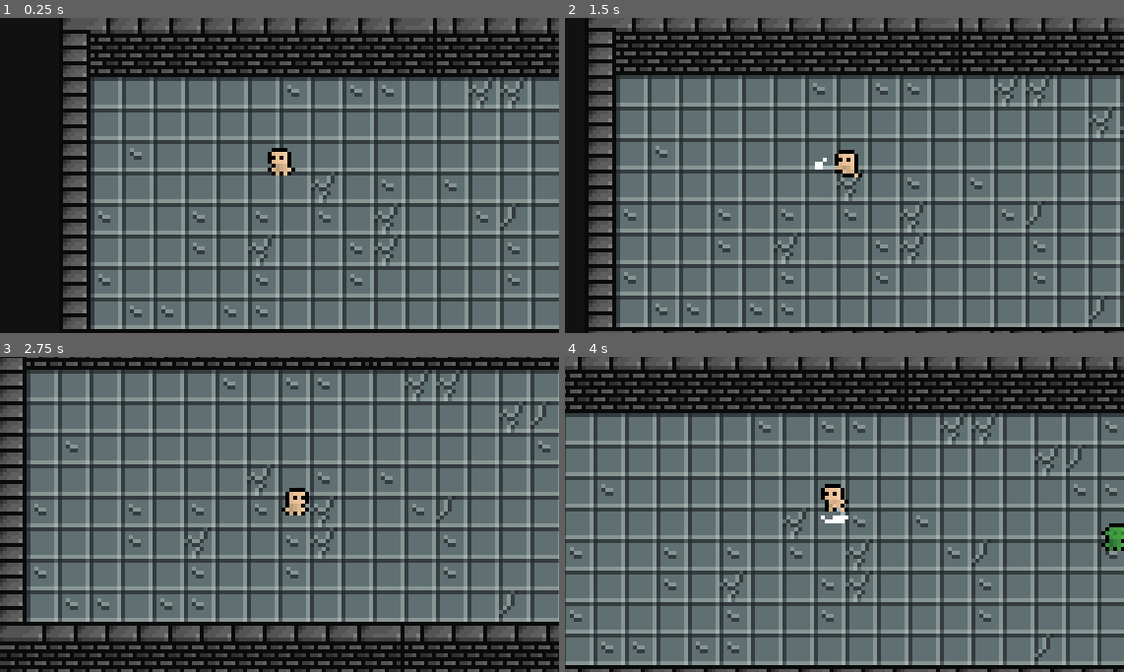
Above: before the commit, frames 1-4 (two rows, left to right).
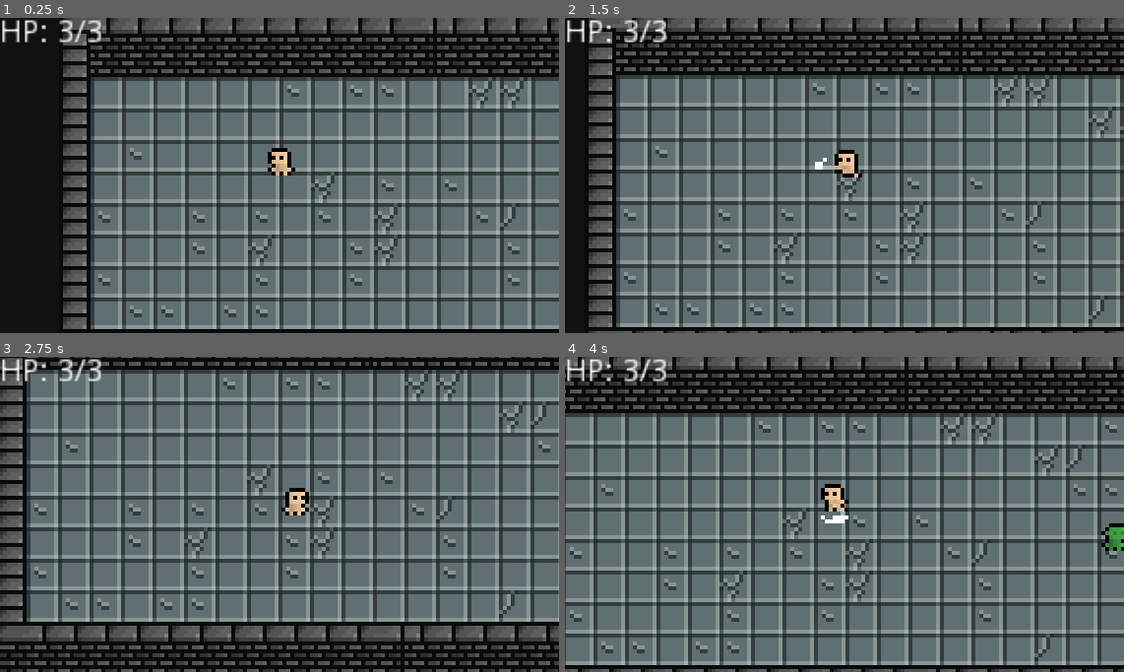
Above: after the commit, the same moments.

Repository: mai-soup/madness-of-warblade
Game: Godot game, scene res://World.tscn
Same seed, same stepped clock (60 frames per second), same inputs: the game is played once before the commit and once after it.
Inputs:
- Up to frame 1 (0.25 s): no input
- Up to frame 2 (1.5 s): tap Enter at 0.5 s; hold D (move_right) 0.53-1.28 s; tap Space (attack) at 0.6, 1.35 s; hold S (move_down) from 1.28 s (still down)
- Up to frame 3 (2.75 s): release S (move_down) at 2.03 s; hold D (move_right) from 2.03 s (still down); tap Space (attack) at 2.1 s
- Up to frame 4 (4 s): release D (move_right) at 2.78 s; hold W (move_up) 2.78-3.53 s; tap Space (attack) at 2.85, 3.6 s; hold A (move_left) from 3.53 s (still down)

The runs differ from the first frame. In frame 1, 0.5% of the frame differs, in the area x 0-19%, y 0-8%; in frame 2, 0.5%; in frame 3, 0.5%; in frame 4, 0.5%.

Commit message:
make simple health system and ui

Diff:
--- /dev/null
+++ b/Boxes/Hurtbox.tscn
@@ -0,0 +1,8 @@
+[gd_scene format=2]
+
+[node name="Hurtbox" type="Area2D"]
+collision_layer = 16
+collision_mask = 8
+monitorable = false
+
+[node name="CollisionShape2D" type="CollisionShape2D" parent="."]
--- a/Enemies/Orc.gd
+++ b/Enemies/Orc.gd
@@ -2,6 +2,7 @@
 
 onready var playerDetector: = $PlayerDetector
 onready var attackDetector: = $AttackDetector
+onready var healthManager: = $HealthManager
 onready var animTree: = $AnimationTree
 onready var animState = animTree.get("parameters/playback")
 
@@ -17,6 +18,7 @@
 
 func _ready() -> void:
 	animTree.active = true;
+	healthManager.connect("died", self, "die")
 
 func _physics_process(delta: float) -> void:
 	match current_state:
@@ -51,3 +53,9 @@
 		current_state = ATTACKING
 	else:
 		current_state = CHASING if playerDetector.can_see_player() else IDLE
+
+func die() -> void:
+	queue_free()
+
+func _on_Hurtbox_area_entered(_area: Area2D) -> void:
+	$HealthManager.current_health -= 1
--- a/Enemies/Orc.tscn
+++ b/Enemies/Orc.tscn
@@ -1,9 +1,11 @@
-[gd_scene load_steps=37 format=2]
+[gd_scene load_steps=40 format=2]
 
 [ext_resource path="res://_Assets/Animations/Orc/Minifantasy_CreaturesOrcBaseAnimations.png" type="Texture" id=1]
 [ext_resource path="res://Enemies/Orc.gd" type="Script" id=2]
 [ext_resource path="res://Enemies/PlayerDetector.tscn" type="PackedScene" id=3]
 [ext_resource path="res://Enemies/AttackDetector.tscn" type="PackedScene" id=4]
+[ext_resource path="res://Boxes/Hurtbox.tscn" type="PackedScene" id=5]
+[ext_resource path="res://HealthManager.tscn" type="PackedScene" id=6]
 
 [sub_resource type="CircleShape2D" id=1]
 radius = 2.0
@@ -332,6 +334,9 @@
 start_node = "Idle"
 
 [sub_resource type="AnimationNodeStateMachinePlayback" id=9]
+
+[sub_resource type="CircleShape2D" id=33]
+radius = 4.0
 
 [node name="Orc" type="KinematicBody2D"]
 collision_layer = 4
@@ -373,3 +378,16 @@
 [node name="PlayerDetector" parent="." instance=ExtResource( 3 )]
 
 [node name="AttackDetector" parent="." instance=ExtResource( 4 )]
+
+[node name="Hurtbox" parent="." instance=ExtResource( 5 )]
+
+[node name="CollisionShape2D" parent="Hurtbox" index="0"]
+position = Vector2( 0, -3 )
+shape = SubResource( 33 )
+
+[node name="HealthManager" parent="." instance=ExtResource( 6 )]
+max_health = 1
+
+[connection signal="area_entered" from="Hurtbox" to="." method="_on_Hurtbox_area_entered"]
+
+[editable path="Hurtbox"]
--- /dev/null
+++ b/HealthManager.gd
@@ -0,0 +1,12 @@
+extends Node2D
+
+signal died
+
+export var max_health: = 2
+onready var current_health: = max_health setget update_current_health
+
+func update_current_health(new: int) -> void:
+	current_health = new
+
+	if current_health <= 0:
+		emit_signal("died")
--- /dev/null
+++ b/HealthManager.tscn
@@ -0,0 +1,6 @@
+[gd_scene load_steps=2 format=2]
+
+[ext_resource path="res://HealthManager.gd" type="Script" id=1]
+
+[node name="HealthManager" type="Node2D"]
+script = ExtResource( 1 )
--- a/Player/Player.gd
+++ b/Player/Player.gd
@@ -1,5 +1,6 @@
 extends KinematicBody2D
 
+onready var healthManager: = $HealthManager
 onready var animTree: = $AnimationTree
 onready var animState = animTree.get("parameters/playback")
 
@@ -12,6 +13,7 @@
 
 func _ready() -> void:
 	animTree.active = true;
+	healthManager.connect("died", self, "die")
 
 func _physics_process(delta: float) -> void:
 	if is_attacking:
@@ -47,5 +49,12 @@
 	# reassign velocity from move and slide's remnant after collision
 	velocity = move_and_slide(velocity)
 
+func die() -> void:
+	queue_free()
+
 func attack_anim_finished() -> void:
 	is_attacking = false
+
+func _on_Hurtbox_area_entered(_area: Area2D) -> void:
+	healthManager.current_health -= 1
+	HealthUI.update_current(healthManager.current_health)
--- a/Player/Player.tscn
+++ b/Player/Player.tscn
@@ -1,7 +1,9 @@
-[gd_scene load_steps=36 format=2]
+[gd_scene load_steps=38 format=2]
 
 [ext_resource path="res://_Assets/Animations/Human/Minifantasy_CreaturesHumanBaseAnimations.png" type="Texture" id=1]
 [ext_resource path="res://Player/Player.gd" type="Script" id=2]
+[ext_resource path="res://HealthManager.tscn" type="PackedScene" id=3]
+[ext_resource path="res://Boxes/Hurtbox.tscn" type="PackedScene" id=4]
 
 [sub_resource type="CapsuleShape2D" id=1]
 radius = 2.0
@@ -288,6 +290,18 @@
 "update": 1,
 "values": [ 192, 193, 194, 195, 196, 197, 198, 199, 200, 201, 202, 203, 204, 205, 206, 207 ]
 }
+tracks/1/type = "value"
+tracks/1/path = NodePath("Hitbox/CollisionShape2D:disabled")
+tracks/1/interp = 1
+tracks/1/loop_wrap = true
+tracks/1/imported = false
+tracks/1/enabled = true
+tracks/1/keys = {
+"times": PoolRealArray( 0 ),
+"transitions": PoolRealArray( 1 ),
+"update": 1,
+"values": [ true ]
+}
 
 [sub_resource type="Animation" id=15]
 resource_name = "IdleBottomRight"
@@ -305,6 +319,18 @@
 "transitions": PoolRealArray( 1, 1, 1, 1, 1, 1, 1, 1, 1, 1, 1, 1, 1, 1, 1, 1 ),
 "update": 1,
 "values": [ 176, 177, 178, 179, 180, 181, 182, 183, 184, 185, 186, 187, 188, 189, 190, 191 ]
+}
+tracks/1/type = "value"
+tracks/1/path = NodePath("Hitbox/CollisionShape2D:disabled")
+tracks/1/interp = 1
+tracks/1/loop_wrap = true
+tracks/1/imported = false
+tracks/1/enabled = true
+tracks/1/keys = {
+"times": PoolRealArray( 0 ),
+"transitions": PoolRealArray( 1 ),
+"update": 1,
+"values": [ true ]
 }
 
 [sub_resource type="Animation" id=32]
@@ -535,3 +561,10 @@
 position = Vector2( 6, 1 )
 rotation = 0.785398
 shape = SubResource( 33 )
+
+[node name="HealthManager" parent="." instance=ExtResource( 3 )]
+max_health = 3
+
+[node name="Hurtbox" parent="." instance=ExtResource( 4 )]
+
+[connection signal="area_entered" from="Hurtbox" to="." method="_on_Hurtbox_area_entered"]
--- /dev/null
+++ b/UI/HealthUI.gd
@@ -0,0 +1,22 @@
+extends Control
+
+onready var label: = $HeartsLabel
+var max_health
+var current_health
+
+const format: = "HP: %s/%s"
+
+func _ready() -> void:
+	max_health = get_tree().current_scene.get_node("YSort/Player/HealthManager").max_health
+	current_health = get_tree().current_scene.get_node("YSort/Player/HealthManager").current_health
+	update_text()
+
+func update_max(new: int) -> void:
+	max_health = new
+
+func update_current(new: int) -> void:
+	current_health = new
+	update_text()
+
+func update_text() -> void:
+	label.text = format % [current_health, max_health]
--- /dev/null
+++ b/UI/HealthUI.tscn
@@ -0,0 +1,14 @@
+[gd_scene load_steps=2 format=2]
+
+[ext_resource path="res://UI/HealthUI.gd" type="Script" id=1]
+
+[node name="HealthUI" type="Control"]
+margin_right = 40.0
+margin_bottom = 40.0
+script = ExtResource( 1 )
+
+[node name="HeartsLabel" type="Label" parent="."]
+margin_right = 69.0
+margin_bottom = 14.0
+rect_scale = Vector2( 0.557439, 0.557908 )
+text = "aaa"
--- a/World.tscn
+++ b/World.tscn
@@ -1,10 +1,11 @@
-[gd_scene load_steps=22 format=2]
+[gd_scene load_steps=23 format=2]
 
 [ext_resource path="res://Player/Player.tscn" type="PackedScene" id=1]
 [ext_resource path="res://_Assets/placeholder.png" type="Texture" id=2]
 [ext_resource path="res://_Assets/Tileset/Minifantasy_DungeonFloorTiles.png" type="Texture" id=3]
 [ext_resource path="res://_Assets/Tileset/Minifantasy_DungeonWallTiles.png" type="Texture" id=4]
 [ext_resource path="res://Enemies/Orc.tscn" type="PackedScene" id=5]
+[ext_resource path="res://UI/HealthUI.tscn" type="PackedScene" id=6]
 
 [sub_resource type="TileSet" id=1]
 0/name = "Minifantasy_DungeonFloorTiles.png 0"
@@ -287,3 +288,7 @@
 position = Vector2( 48, 41 )
 current = true
 smoothing_enabled = true
+
+[node name="HUD" type="CanvasLayer" parent="."]
+
+[node name="HealthUI" parent="HUD" instance=ExtResource( 6 )]
--- a/project.godot
+++ b/project.godot
@@ -13,6 +13,10 @@
 config/name="Madness of Warblade"
 run/main_scene="res://World.tscn"
 config/icon="res://icon.png"
+
+[autoload]
+
+HealthUI="*res://UI/HealthUI.tscn"
 
 [debug]
 
